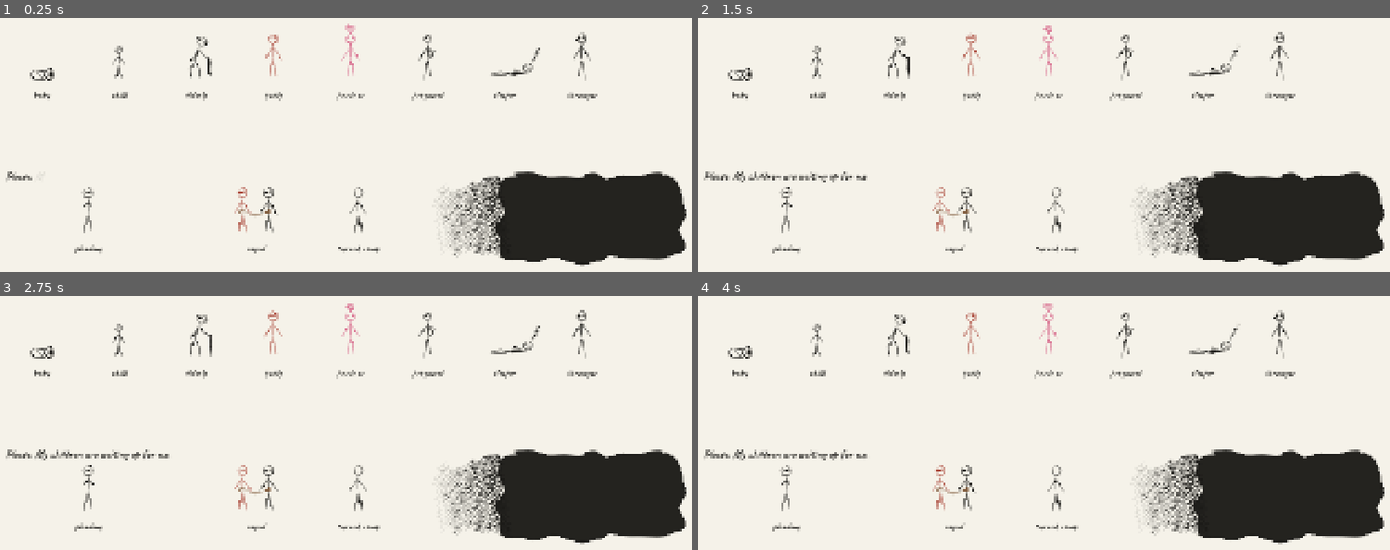
Above: before the commit, frames 1-4 (two rows, left to right).
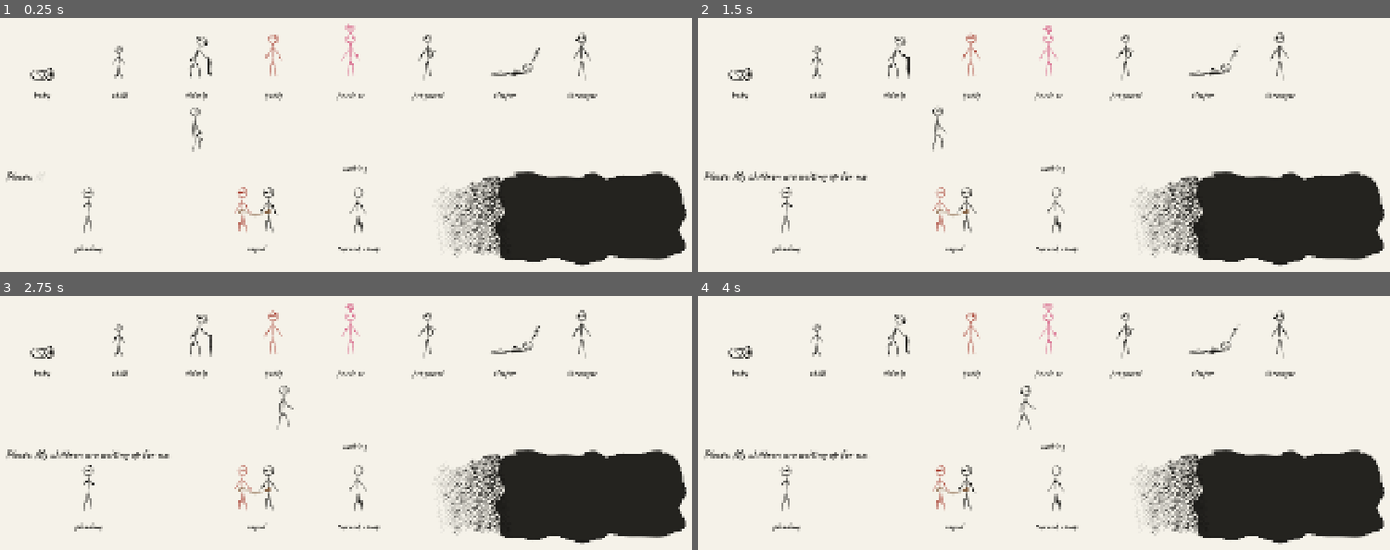
Above: after the commit, the same moments.

Repository: GoktugSugar/your_call
Game: Godot game, scene res://dev/soul_sampler.tscn
Same seed, same stepped clock (60 frames per second), same inputs: the game is played once before the commit and once after it. This scene is started directly instead of the project's main scene. Sound files missing from this copy of the repository are replaced by a short silence.
Inputs (mouse positions are in pixels of both pictures, inside the frame that each line leads up to):
- Up to frame 1 (0.25 s): no input
- Up to frame 2 (1.5 s): tap Enter at 0.5 s; move the mouse to (1203, 104) at 0.52 s; press the mouse at (1203, 104) at 0.53 s; release the mouse at (1203, 104) at 1.25 s; drag from (891, 145) to (1002, 208) at 1.27 s
- Up to frame 3 (2.75 s): move the mouse to (415, 311) at 2.02 s; tap Alt at 2.1 s; click (415, 311) at 2.17 s
- Up to frame 4 (4 s): drag from (1002, 486) to (815, 341) at 2.77 s; move the mouse to (1265, 466) at 3.52 s; press the mouse at (1265, 466) at 3.53 s

The runs differ from the first frame. In frame 1, 0.2% of the frame differs, in the area x 27-54%, y 35-62%; in frame 2, 0.2%; in frame 3, 0.2%, in the area x 39-54%, y 35-62%; in frame 4, 0.2%.

Commit message:
Walk a soul back and forth in the soul sampler
A stranger walks between the two rows, pausing and turning at each end,
so the gait, the stop and the turn can be judged in captures.

Co-Authored-By: Claude Opus 5.5 <noreply@anthropic.com>

Diff:
--- a/dev/soul_sampler.gd
+++ b/dev/soul_sampler.gd
@@ -1,6 +1,7 @@
 extends Node2D
 ## Development only: every kind of soul in a row, each named, then a soul pleading out loud, a roped
-## pair, a soul turned away and a patch of the dark, so the details can be judged side by side.
+## pair, a soul turned away and a patch of the dark, so the details can be judged side by side. Between
+## the rows a soul walks back and forth.
 
 @export var plea_scene: PackedScene
 @export var plead_pose: FigurePose
@@ -8,6 +9,12 @@
 @export var row_y := 420.0
 @export var extras_y := 820.0
 @export var label_font_size := 26
+## Canvas y of the ground the walking soul walks along.
+@export var walk_y := 610.0
+## Canvas x of each end of the walk. The soul starts at the first and walks to the second.
+@export var walk_ends := Vector2(560.0, 1420.0)
+## Seconds the walking soul stands at each end before it turns back.
+@export var walk_pause := 0.8
 
 const KINDS_DIR := "res://figures/kinds"
 
@@ -55,6 +62,21 @@
 	dark.area = Rect2(0.0, -150.0, 640.0, 220.0)
 	add_child(dark)
 
+	var walker := SoulKind.find(&"stranger").make() as StickFigure
+	walker.position = Vector2(walk_ends.x, walk_y)
+	add_child(walker)
+	_label("walking", Vector2((walk_ends.x + walk_ends.y) * 0.5, walk_y))
+	_walk_forever(walker)
+
+
+func _walk_forever(walker: StickFigure) -> void:
+	var ends: Array[float] = [walk_ends.y, walk_ends.x]
+	var leg := 0
+	while is_inside_tree():
+		await walker.walk_to(ends[leg % ends.size()])
+		await get_tree().create_timer(walk_pause).timeout
+		leg += 1
+
 
 func _label(text: String, under: Vector2) -> void:
 	var label := Label.new()
